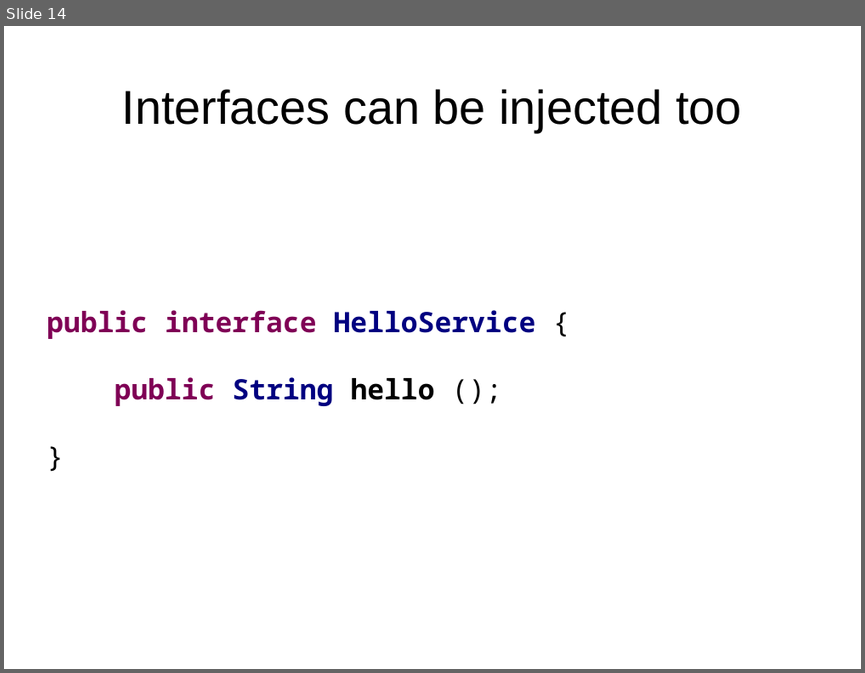
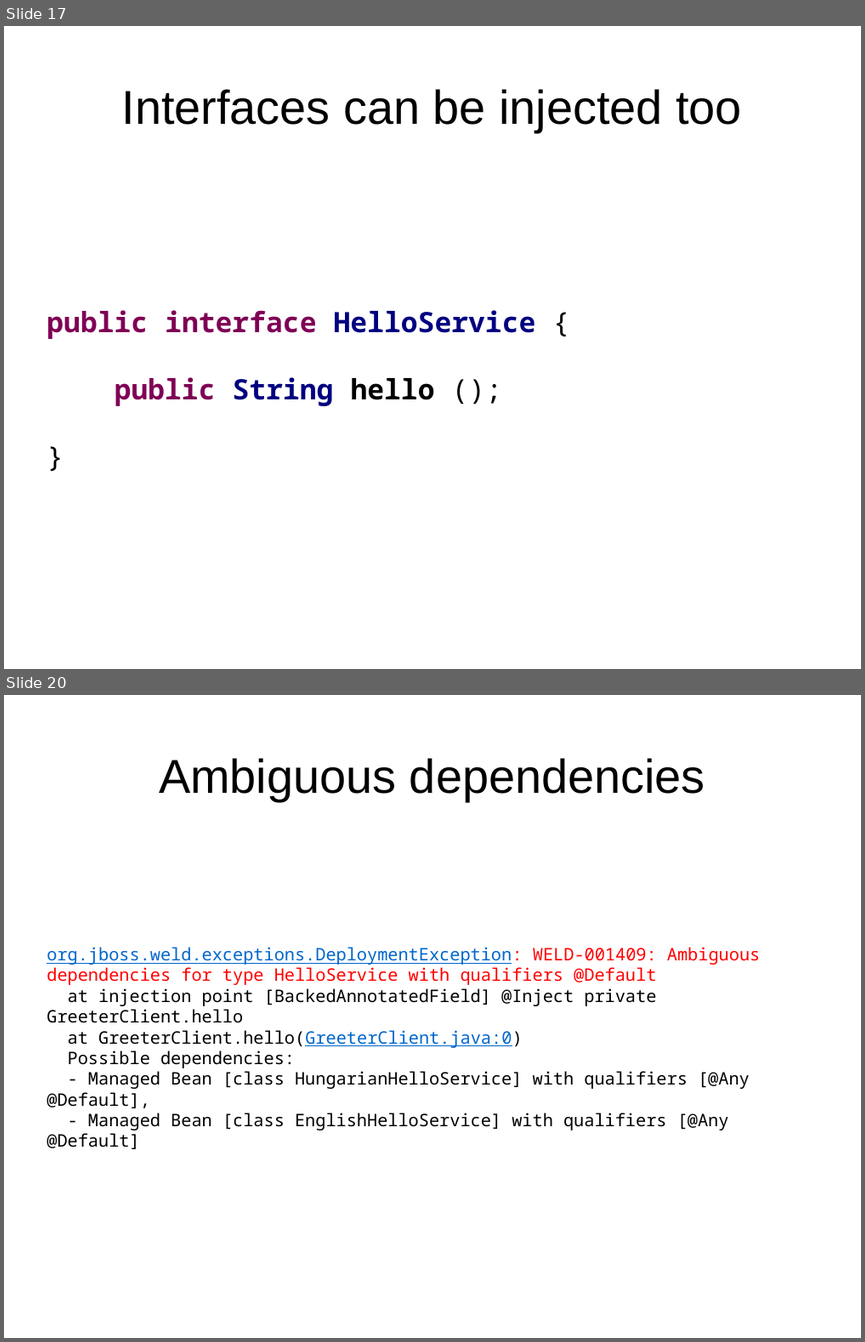
Before and after one commit to FrigoCoder/CDI, a slide deck: CDI.odp. Shown one above the other, each under a label of ours: slide 14 before the commit, slides 17 and 20 after it; the slides between them are not shown. The pictures are 865x673 and 865x1342 pixels, drawn with LibreOffice and Linux fonts; fonts in the diff are those of the drawing. Boxes give left, top, right and bottom in pixels: in the first picture for what was removed or moved away, otherwise in the second. Text is boxed around its words. In the diff, an @@ line names an element or a change of style, - is before the commit and + after.

```diff
--- a/CDI.odp
+++ b/CDI.odp
@@ slide 20 added at (x1=4, y1=695, x2=861, y2=1338), background #FFFFFF @@
@@ title added at (x1=159, y1=758, x2=705, y2=801), 44 pt, text #000000 @@
+Ambiguous dependencies
@@ text added at (x1=46, y1=947, x2=760, y2=1149), 16 pt, text #000000 @@
+org.jboss.weld.exceptions.DeploymentException: WELD-001409: Ambiguous dependencies for type HelloService with qualifiers @Default
+at injection point [BackedAnnotatedField] @Inject private GreeterClient.hello
+at GreeterClient.hello(GreeterClient.java:0)
+Possible dependencies:
+- Managed Bean [class HungarianHelloService] with qualifiers [@Any @Default],
+- Managed Bean [class EnglishHelloService] with qualifiers [@Any @Default]
@@ what was slide 14 is now slide 17 @@
```
Also in this commit, not shown: 2 slides changed, 6 other slides added, 2 slides removed, 5 other files.
